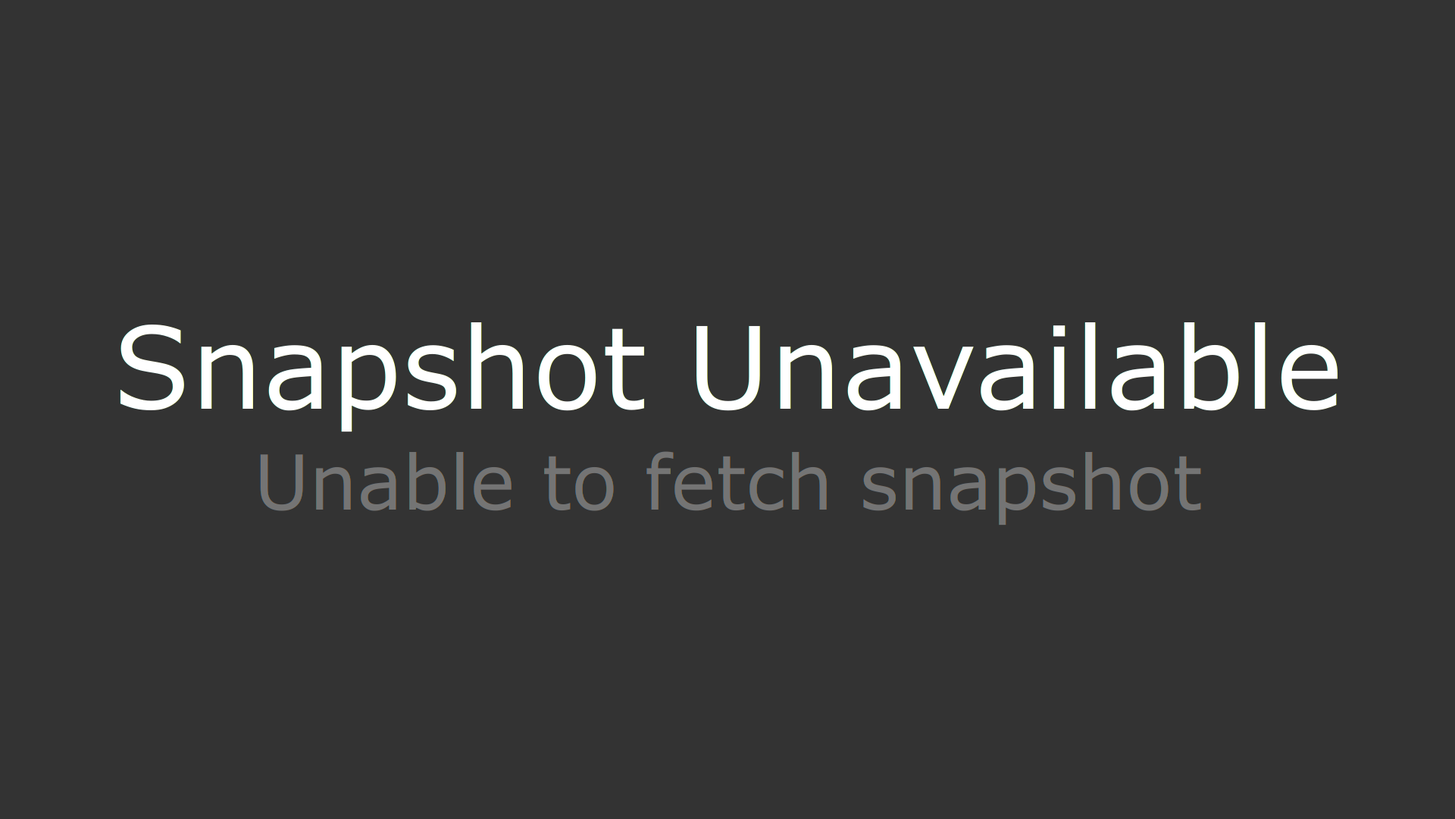
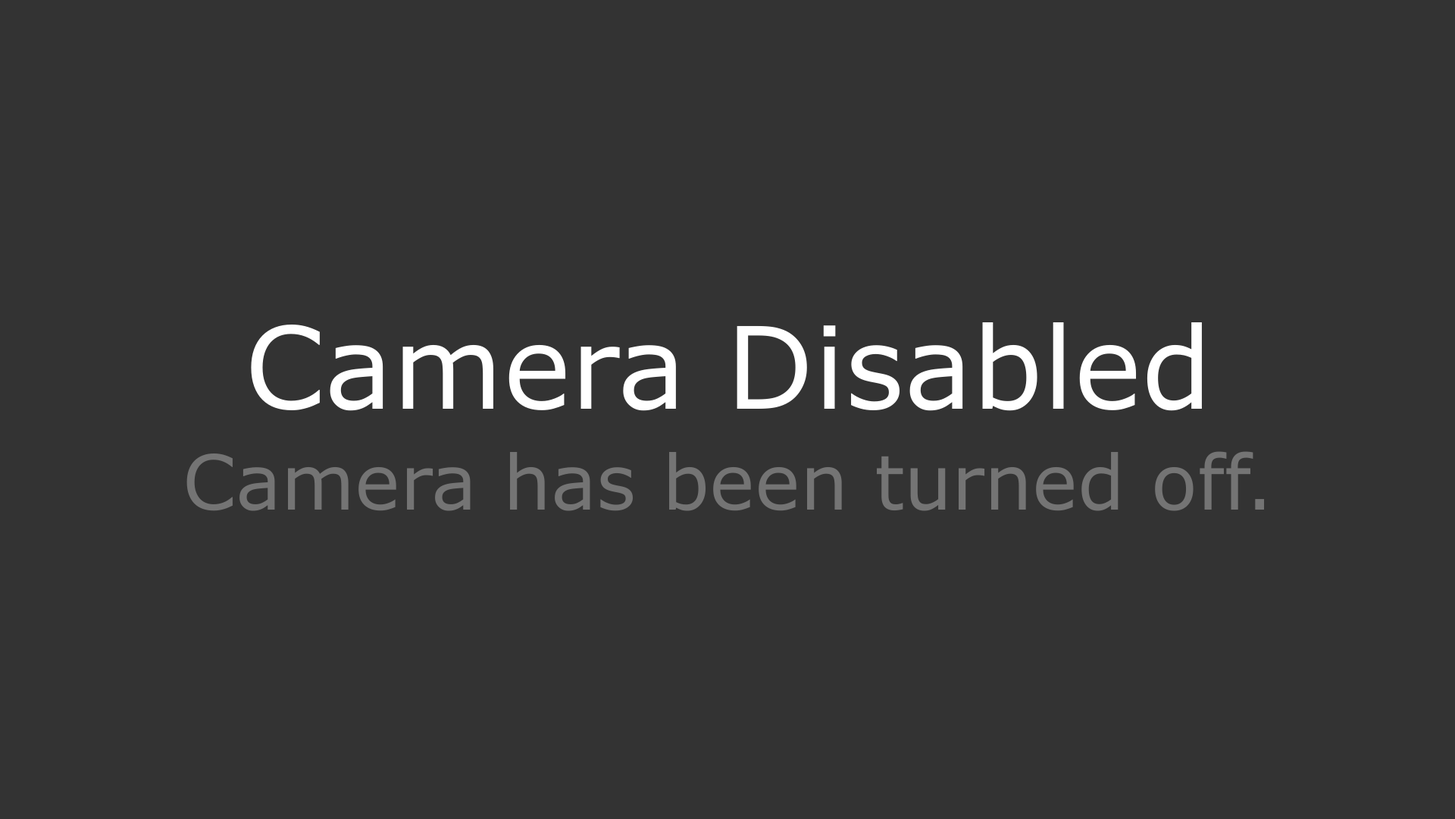
Layer changes from the first 1455 × 819 image to the second:
added layer "camera disabled" above "camera offline" over left=186, top=322, right=1266, bottom=511
hid "Snapshot Unavailable ..." over left=119, top=322, right=1339, bottom=526
